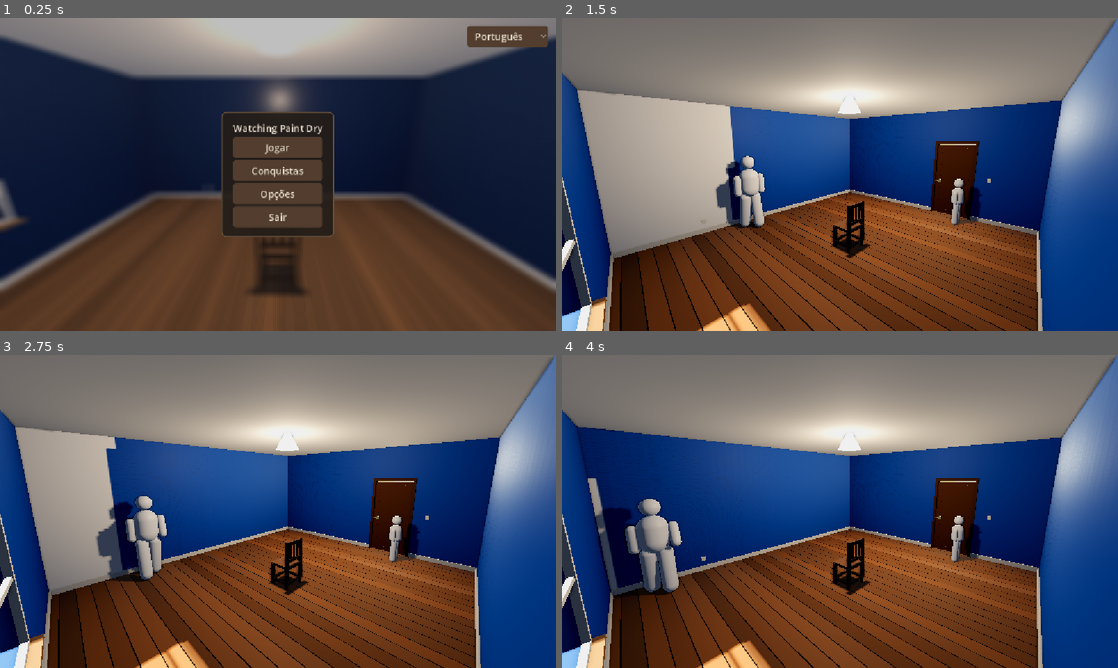
Above: before the commit, frames 1-4 (two rows, left to right).
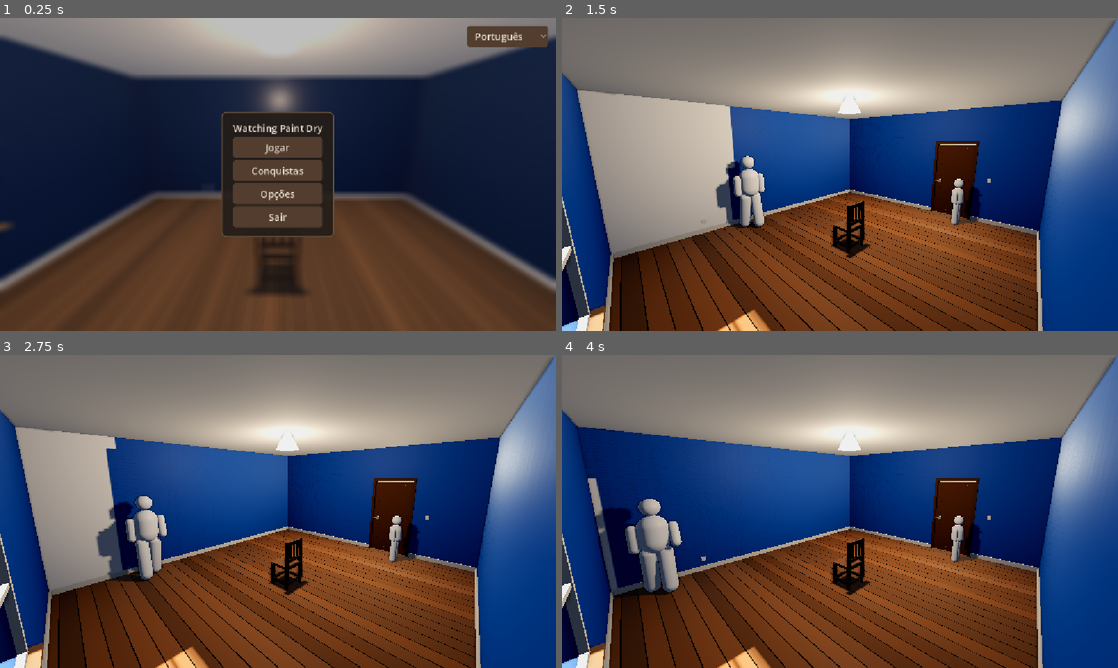
Above: after the commit, the same moments.

Repository: CaioLeonardoSch/watching-paint-dry
Game: Godot game, scene res://scenes/menu_principal.tscn
Same seed, same stepped clock (60 frames per second), same inputs: the game is played once before the commit and once after it.
Inputs (mouse positions are in pixels of both pictures, inside the frame that each line leads up to):
- Up to frame 1 (0.25 s): no input
- Up to frame 2 (1.5 s): click "Jogar" at 0.5 s; click "Rápido" at 1.25 s
- Up to frame 3 (2.75 s): move the mouse to (400, 495) at 2.02 s
- Up to frame 4 (4 s): move the mouse to (728, 527) at 2.77 s; move the mouse to (895, 442) at 3.52 s

The runs differ from the first frame. In frame 1, 0.4% of the frame differs, in the area x 0-5%, y 51-67%; in frame 2, 1.2%; in frame 3, 1.2%, in the area x 0-35%, y 50-100%; in frame 4, 1.2%.

Commit message:
feat: corpo e rig de 19 ossos do tio com malha continua (Fase D, passos 3-5)

Diff:
--- a/scenes/fundo_menu.tscn
+++ b/scenes/fundo_menu.tscn
@@ -50,10 +50,10 @@
 transform = Transform3D(1, 0, 0, 0, 1, 0, 0, 0, 1, 0, 1.5, 2)
 
 [node name="ParedeOesteNorte" type="MeshInstance3D" parent="."]
-transform = Transform3D(1, 0, 0, 0, 1, 0, 0, 0, 1, -3.5, 1.5, -2.5)
+transform = Transform3D(1, 0, 0, 0, 1, 0, 0, 0, 1, -3.5, 1.5, -2.425)
 
 [node name="ParedeOesteSul" type="MeshInstance3D" parent="."]
-transform = Transform3D(1, 0, 0, 0, 1, 0, 0, 0, 1, -3.5, 1.5, 1.5)
+transform = Transform3D(1, 0, 0, 0, 1, 0, 0, 0, 1, -3.5, 1.5, 1.425)
 
 [node name="ParedeOesteAcima" type="MeshInstance3D" parent="."]
 transform = Transform3D(1, 0, 0, 0, 1, 0, 0, 0, 1, -3.5, 2.5, 0)
--- a/scenes/quarto.tscn
+++ b/scenes/quarto.tscn
@@ -53,7 +53,7 @@
 light_color = Color(0.95, 0.93, 0.88, 1)
 light_energy = 1.5
 shadow_enabled = true
-area_size = Vector2(2.0, 1.2)
+area_size = Vector2(1.7, 1.2)
 area_range = 7.0
 
 [node name="Lampada" type="MeshInstance3D" parent="." unique_id=2010000001]
@@ -94,10 +94,10 @@
 transform = Transform3D(1, 0, 0, 0, 1, 0, 0, 0, 1, 0, 1.5, 2)
 
 [node name="ParedeOesteNorte" type="MeshInstance3D" parent="." unique_id=1872741563]
-transform = Transform3D(1, 0, 0, 0, 1, 0, 0, 0, 1, -3.5, 1.5, -2.5)
+transform = Transform3D(1, 0, 0, 0, 1, 0, 0, 0, 1, -3.5, 1.5, -2.425)
 
 [node name="ParedeOesteSul" type="MeshInstance3D" parent="." unique_id=767032305]
-transform = Transform3D(1, 0, 0, 0, 1, 0, 0, 0, 1, -3.5, 1.5, 1.5)
+transform = Transform3D(1, 0, 0, 0, 1, 0, 0, 0, 1, -3.5, 1.5, 1.425)
 
 [node name="ParedeOesteAcima" type="MeshInstance3D" parent="." unique_id=1944643393]
 transform = Transform3D(1, 0, 0, 0, 1, 0, 0, 0, 1, -3.5, 2.5, 0)
--- a/scripts/comodo_vizinho.gd
+++ b/scripts/comodo_vizinho.gd
@@ -71,7 +71,7 @@
 			# Porcelanato é quase uniforme; a variação é mínima, só o bastante
 			# pra o piso não ler como um plano chapado só.
 			var tom: float = 0.97 + rng.randf() * 0.06
-			var mat := _material(Color(0.80, 0.78, 0.74) * tom, 0.25)
+			var mat := _material(Color(0.80, 0.78, 0.74) * tom, 0.35)
 			mat.metallic_specular = 0.6  # piso frio reflete a luz do teto
 
 			var peca := MeshInstance3D.new()
@@ -79,7 +79,10 @@
 			var box := BoxMesh.new()
 			box.size = Vector3(lx - REJUNTE, 0.04, lz - REJUNTE)
 			peca.mesh = box
-			peca.position = Vector3(x + lx * 0.5, -0.02, z + lz * 0.5)
+			# O +0.004 é o mesmo truque do assoalho do quarto: sem ele o topo da
+			# peça e o topo do contrapiso caem no MESMO plano e brigam por z —
+			# o piso ficava piscando manchas brancas conforme a câmera mexia.
+			peca.position = Vector3(x + lx * 0.5, -0.016, z + lz * 0.5)
 			peca.set_surface_override_material(0, mat)
 
 			z += LADO_PISO
--- a/scripts/inicializar_quarto.gd
+++ b/scripts/inicializar_quarto.gd
@@ -29,11 +29,12 @@
 		"ParedeNorteSolida":  Vector3(7.0, 3.0, 0.2),  # X∈[-3.5,+3.5]
 		# Parede Sul (atrás, fechada)
 		"ParedeSul":          Vector3(7.0, 3.0, 0.2),
-		# Parede Oeste — janela (4 peças ao redor da abertura)
-		"ParedeOesteNorte":   Vector3(0.2, 3.0, 3.0),  # Z∈[-4.0,-1.0]
-		"ParedeOesteSul":     Vector3(0.2, 3.0, 1.0),  # Z∈[+1.0,+2.0]
-		"ParedeOesteAcima":   Vector3(0.2, 1.0, 2.0),  # Z∈[-1.0,+1.0], Y∈[2.0,3.0]
-		"ParedeOesteAbaixo":  Vector3(0.2, 0.8, 2.0),  # Z∈[-1.0,+1.0], Y∈[0.0,0.8]
+		# Parede Oeste — janela (4 peças ao redor da abertura). O vão encolheu
+		# 15% em Z (2.0 → 1.7): janela mais quadrada, ver props_quarto.gd
+		"ParedeOesteNorte":   Vector3(0.2, 3.0, 3.15), # Z∈[-4.0,-0.85]
+		"ParedeOesteSul":     Vector3(0.2, 3.0, 1.15), # Z∈[+0.85,+2.0]
+		"ParedeOesteAcima":   Vector3(0.2, 1.0, 1.7),  # Z∈[-0.85,+0.85], Y∈[2.0,3.0]
+		"ParedeOesteAbaixo":  Vector3(0.2, 0.8, 1.7),  # Z∈[-0.85,+0.85], Y∈[0.0,0.8]
 		# Parede Leste — porta (3 peças ao redor da abertura)
 		"ParedeLesteNorte":   Vector3(0.2, 3.0, 3.5),  # Z∈[-4.0,-0.5]
 		"ParedeLesteSul":     Vector3(0.2, 3.0, 1.5),  # Z∈[+0.5,+2.0]
@@ -160,15 +161,18 @@
 	# O nó da cena vira só o suporte; os painéis entram como filhos.
 	janela.mesh = null
 
-	var altura_painel: float = 0.54   # dois painéis + a travessa no meio
+	# Quatro vidros, um por quadrante da cruz da moldura (props_quarto.gd).
+	var altura_painel: float = 0.54
+	var largura_painel: float = 0.78
 	for dy in [-0.30, 0.30]:
-		var painel := MeshInstance3D.new()
-		janela.add_child(painel)
-		var box := BoxMesh.new()
-		box.size       = Vector3(0.02, altura_painel, 1.92)
-		painel.mesh    = box
-		painel.position = Vector3(0, dy, 0)
-		painel.set_surface_override_material(0, mat)
+		for dz in [-0.41, 0.41]:
+			var painel := MeshInstance3D.new()
+			janela.add_child(painel)
+			var box := BoxMesh.new()
+			box.size        = Vector3(0.02, altura_painel, largura_painel)
+			painel.mesh     = box
+			painel.position = Vector3(0, dy, dz)
+			painel.set_surface_override_material(0, mat)
 
 
 func _criar_lampada() -> void:
--- a/scripts/props_quarto.gd
+++ b/scripts/props_quarto.gd
@@ -93,24 +93,32 @@
 		Vector3(LIMITE_X - SALIENCIA * 0.5, y, 0.5 + comp_sul * 0.5), mat)
 
 
-## Moldura da janela (parede oeste, x=-3.5, z de -1 a 1, y de 0.8 a 2.0).
+## Moldura da janela (parede oeste, x=-3.5, z de -0.85 a 0.85, y de 0.8 a 2.0).
+##
+## Vão encurtado 15% em Z (era z ∈ [-1, +1]) e travessa vertical somada à
+## horizontal: a cruz no meio divide em 4 vidros iguais, que é o desenho
+## clássico de janela de casa. Só a divisória horizontal deixava a janela
+## comprida e estranha, mais cara de vitrine que de quarto.
 static func _moldura_janela(raiz: Node3D) -> void:
 	var mat := _material(BRANCO_SUJO, 0.65)
 	var x: float = -LIMITE_X + SALIENCIA
 	var esp: float = 0.05
-	var z0: float = -1.0
-	var z1: float = 1.0
+	var z0: float = -0.85
+	var z1: float = 0.85
 	var y0: float = 0.8
 	var y1: float = 2.0
+	var ym: float = (y0 + y1) * 0.5
+	var zm: float = (z0 + z1) * 0.5
 
 	# verticais
-	_caixa(raiz, Vector3(esp, y1 - y0 + esp * 2.0, esp), Vector3(x, (y0 + y1) * 0.5, z0), mat)
-	_caixa(raiz, Vector3(esp, y1 - y0 + esp * 2.0, esp), Vector3(x, (y0 + y1) * 0.5, z1), mat)
+	_caixa(raiz, Vector3(esp, y1 - y0 + esp * 2.0, esp), Vector3(x, ym, z0), mat)
+	_caixa(raiz, Vector3(esp, y1 - y0 + esp * 2.0, esp), Vector3(x, ym, z1), mat)
 	# horizontais
-	_caixa(raiz, Vector3(esp, esp, z1 - z0), Vector3(x, y0, (z0 + z1) * 0.5), mat)
-	_caixa(raiz, Vector3(esp, esp, z1 - z0), Vector3(x, y1, (z0 + z1) * 0.5), mat)
-	# travessa central — divide o vidro em dois, cara de janela de casa
-	_caixa(raiz, Vector3(esp * 0.7, esp * 0.7, z1 - z0), Vector3(x, (y0 + y1) * 0.5, (z0 + z1) * 0.5), mat)
+	_caixa(raiz, Vector3(esp, esp, z1 - z0), Vector3(x, y0, zm), mat)
+	_caixa(raiz, Vector3(esp, esp, z1 - z0), Vector3(x, y1, zm), mat)
+	# cruz central — os dois braços, mais finos que a moldura de fora
+	_caixa(raiz, Vector3(esp * 0.7, esp * 0.7, z1 - z0), Vector3(x, ym, zm), mat)
+	_caixa(raiz, Vector3(esp * 0.7, y1 - y0, esp * 0.7), Vector3(x, ym, zm), mat)
 
 	# peitoril, um pouco mais fundo que a moldura
 	_caixa(raiz, Vector3(0.12, 0.04, z1 - z0 + 0.16),
Not shown, changed: PLANO-OVERHAUL-TINTA.md
Not shown, changed: models/fonte_blender/personagens.blend
Not shown, added: models/fonte_blender/personagens.blend1
